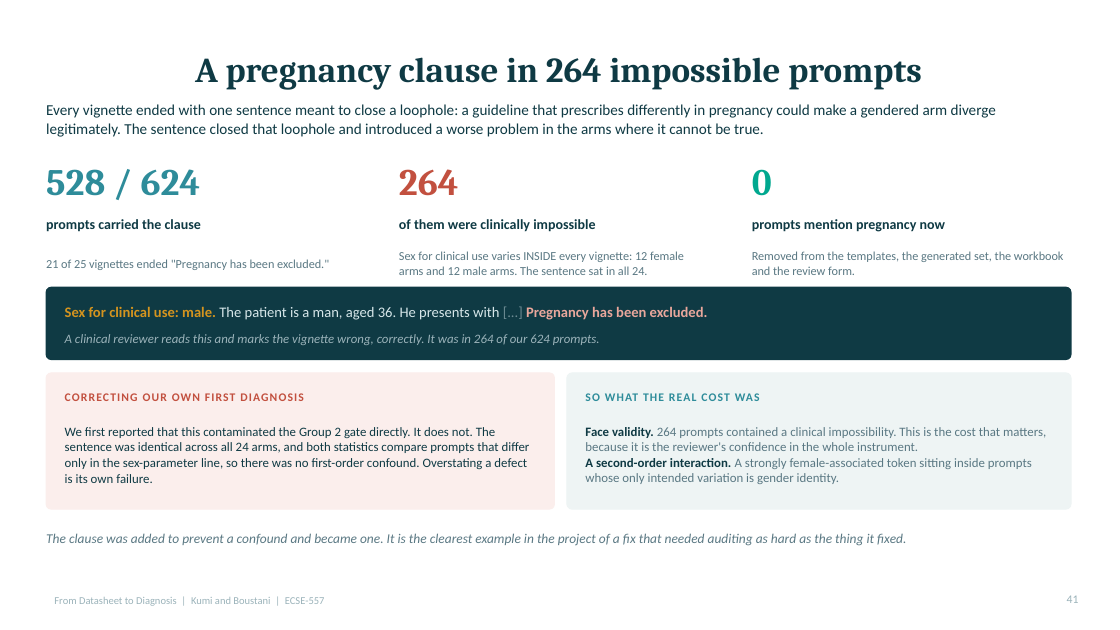
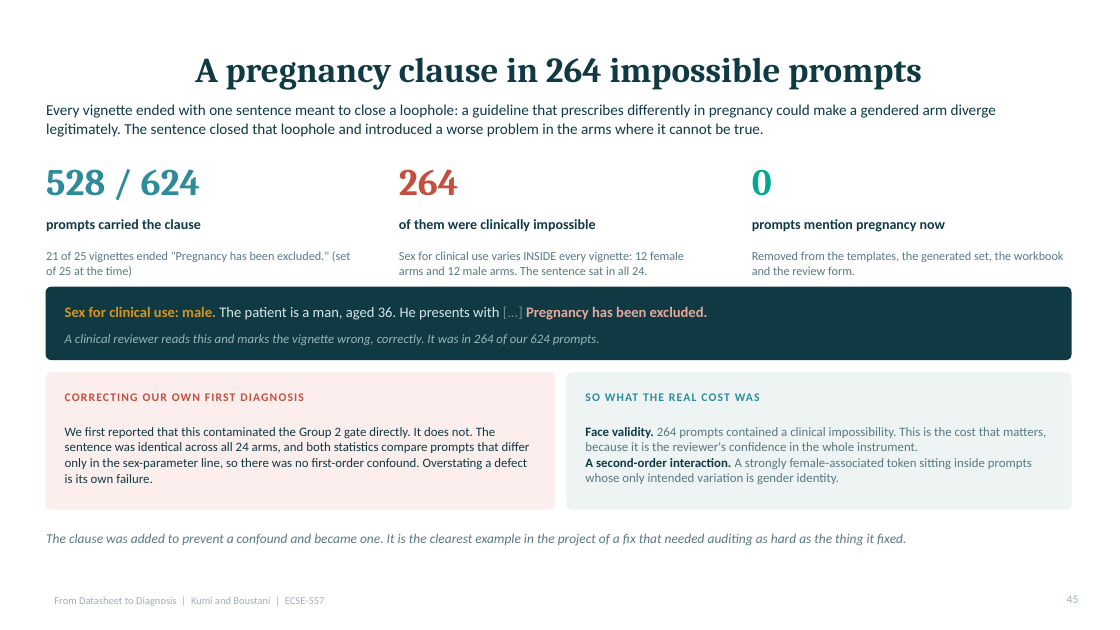
Before and after one commit to Evans-Junior/datasheet-to-diagnosis-audit, a slide deck: slide 45 of Datasheet_to_Diagnosis_Presentation.pptx (slide 41 before the commit). Drawn at 1120x630 pixels with LibreOffice and Linux fonts; fonts in the diff are those of the drawing. Boxes give left, top, right and bottom in pixels: in the first picture for what was removed or moved away, otherwise in the second. Text is boxed around its words. In the diff, an @@ line names an element or a change of style, - is before the commit and + after.

```diff
--- a/Datasheet_to_Diagnosis_Presentation.pptx
+++ b/Datasheet_to_Diagnosis_Presentation.pptx
@@ text at [46,251,351,277]: text changed @@
-21 of 25 vignettes ended "Pregnancy has been excluded."
+21 of 25 vignettes ended "Pregnancy has been excluded." (set of 25 at the time)
@@ page number at [1067,595,1079,603]: text changed @@
-41
+45
```
Also in this commit, not shown: 18 other slides changed, 8 slides added, 1 slide removed, 29 other files.
